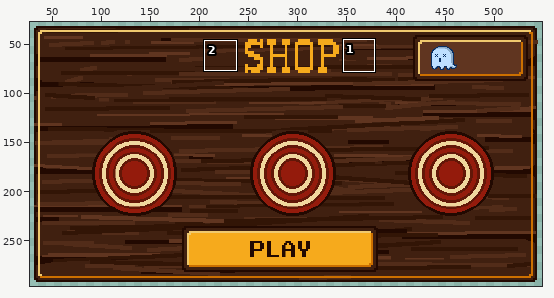
A pixel-art file gets an edit: Sprites/ASEPRITE/shopscreen.aseprite. The picture above shows the old version from afar; the outline marks the close-up.
Close-up. Earlier state:
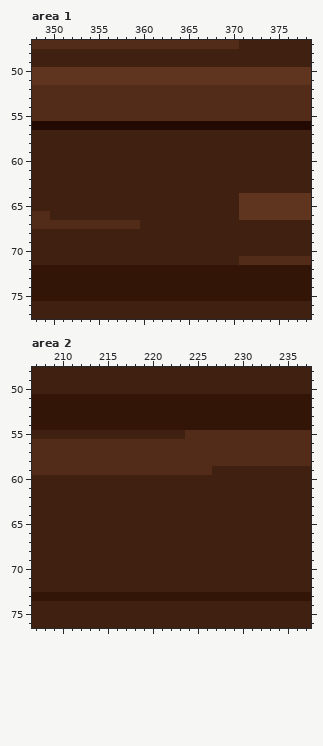
576x324 pixels, 1 frame. Shown: area 1: x 348..378, y 47..77; area 2: x 207..237, y 48..76. The wide view leaves out empty margins. The commit also changed other parts of the picture, which this record leaves out.
After the commit:
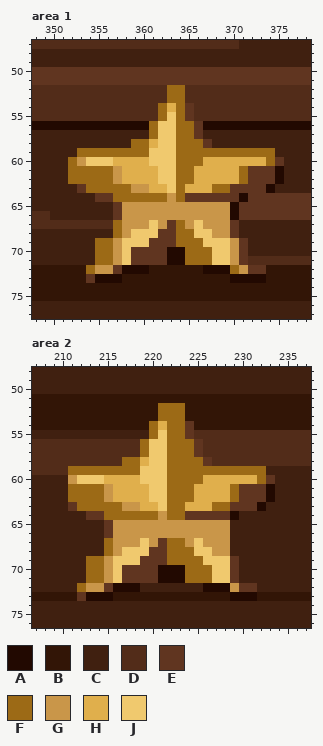
Palette (. is transparent): A #220901  B #321506  C #402010  D #522c19  E #603520  F #9c6a16  G #c99649  H #e0af4c  J #f0c96e
Change:
layer "Layer 6" added
Changed rows in their new state; - is an unchanged pixel.
Area 1, layer "Layer 6":
first column x 352:
52 -----------FF-----------
53 -----------FF-----------
54 ----------FHFE----------
55 ----------FJFE----------
56 ---------FJJFFE---------
57 ---------FJJFFE---------
58 -------FFHJJFFFE--------
59 -FFFFFFFFJJJFFFFFFFFFFF-
60 FGJJJHHHHJJJFFFHHHHHHHFE
61 FFFFFGHHHHJJFFHHHHHFEEEA
62 FFFFFGHHHHJJFFHHHHHFEEEA
63 -EFFFFFGGHHJFHHHFFEEEEA-
64 ---EEFFFFFFGFEEEEEEA----
65 -----EGGGGGGGGGGGGA-----
66 -----EGGGGGGGGGGGGA-----
67 -----FGGGJGEFGJGGGE-----
68 -----FGJJJEEFFJJGGE-----
69 ---FFGJJJEEEFFFJJJGE----
70 ---FFGJEEEEAAFFFJJGE----
71 ---FFGJEEEEAAFFFJJGE----
72 --FGGEAAA------AAAFGEE--
73 --EAAA------------AAAA--
Area 2, layer "Layer 6":
first column x 211:
52 ----------FFF----------
53 ----------FFF----------
54 ---------FHFFE---------
55 ---------FJFFE---------
56 --------FJJFFFE--------
57 --------FJJFFFE--------
58 ------FFHJJFFFFE-------
59 FFFFFFFFJJJFFFFFFFFFFF-
60 GJJJHHHHJJJFFFFHHHHHHFE
61 FFFFGHHHHJJFFFHHHHFEEEA
62 FFFFGHHHHJJFFFHHHHFEEEA
63 EFFFFFGGHHJFFHHHFFEEEA-
64 --EEFFFFFFGFFEEEEEA----
65 ----EGGGGGGGGGGGGG-----
66 ----EGGGGGGGGGGGGG-----
67 ----FGGGJGEFFGJGGG-----
68 ----FGJJJEEFFFJJGG-----
69 --FFGJJJEEEFFFFJJJE----
70 --FFGJEEEEAAAFFFJJE----
71 --FFGJEEEEAAAFFFJJE----
72 -FGGEAAA-------AAAGEE--
73 -EAAA-------------AAA--
Boxes around the changes in both close-ups, in picture pixels (x1, y1, x2, y2):
changed: (68, 85, 284, 283)
changed: (68, 403, 275, 601)
